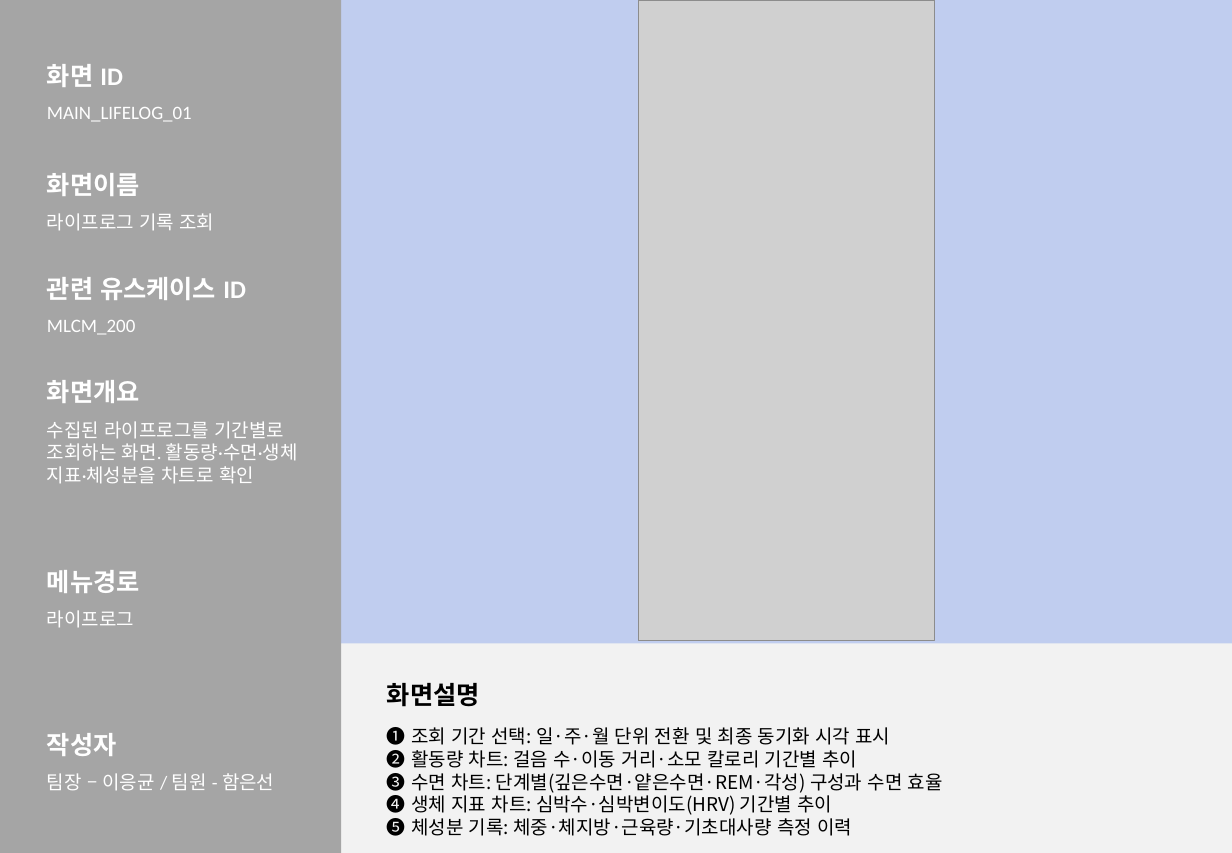
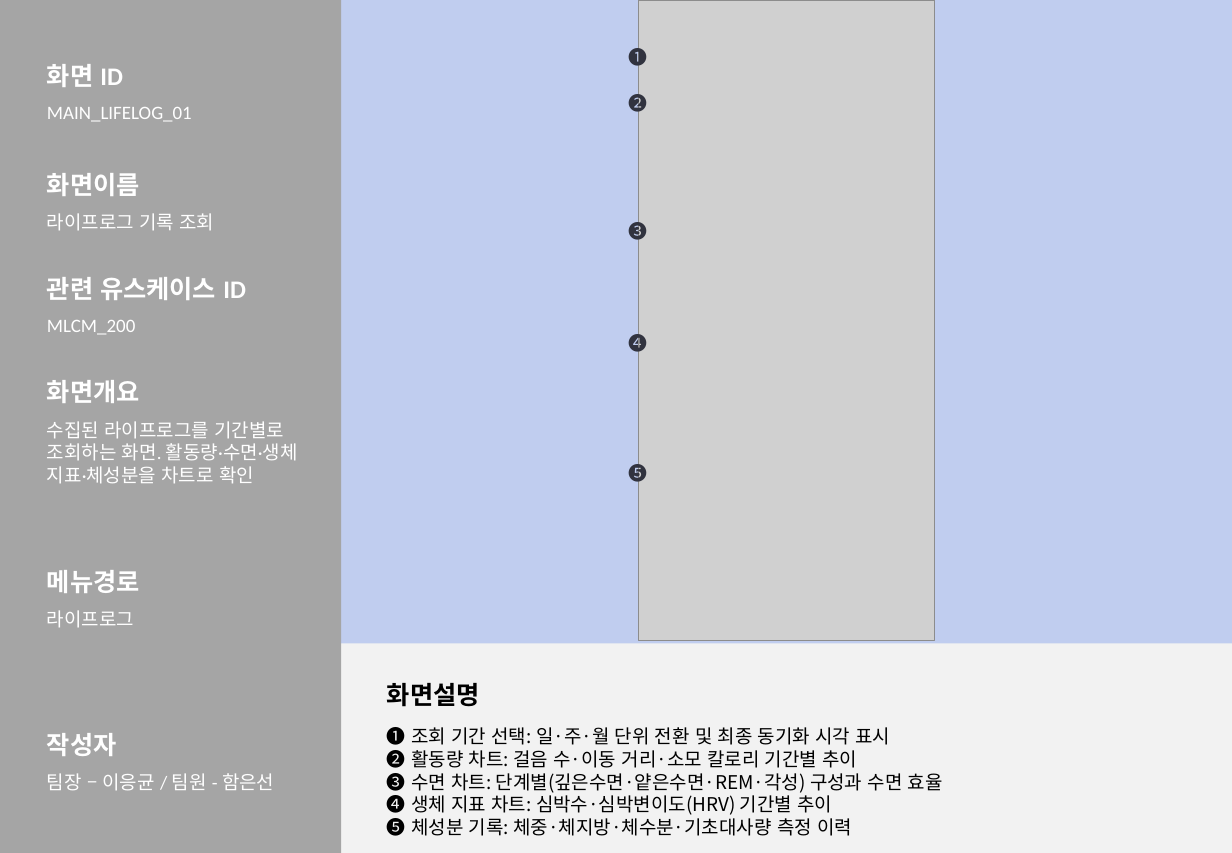
Before and after one commit to 2026-SMHRD-KDT-HealthCare-5/lisn, a slide deck: slide 15 of documents/화면설계서_귀기울임.pptx. Drawn at 1232x853 pixels with LibreOffice and Linux fonts; fonts in the diff are those of the drawing; grey boxes stand for pictures. Boxes give left, top, right and bottom in pixels: in the first picture for what was removed or moved away, otherwise in the second. Text is boxed around its words. In the diff, an @@ line names an element or a change of style, - is before the commit and + after.

```diff
--- a/documents/화면설계서_귀기울임.pptx
+++ b/documents/화면설계서_귀기울임.pptx
@@ text added at [629, 44, 648, 69], 12 pt, text #31333F @@
+❶
@@ text added at [629, 90, 648, 115], 12 pt, text #31333F @@
+❷
@@ text added at [629, 218, 648, 243], 12 pt, text #31333F @@
+❸
@@ text added at [629, 331, 648, 356], 12 pt, text #31333F @@
+❹
@@ text added at [629, 461, 648, 486], 12 pt, text #31333F @@
+❺
@@ text at [387, 815, 852, 840]: text changed @@
-❺ 체성분 기록: 체중·체지방·근육량·기초대사량 측정 이력
+❺ 체성분 기록: 체중·체지방·체수분·기초대사량 측정 이력
```
Also in this commit, not shown: 15 other slides changed, 3 other files.
